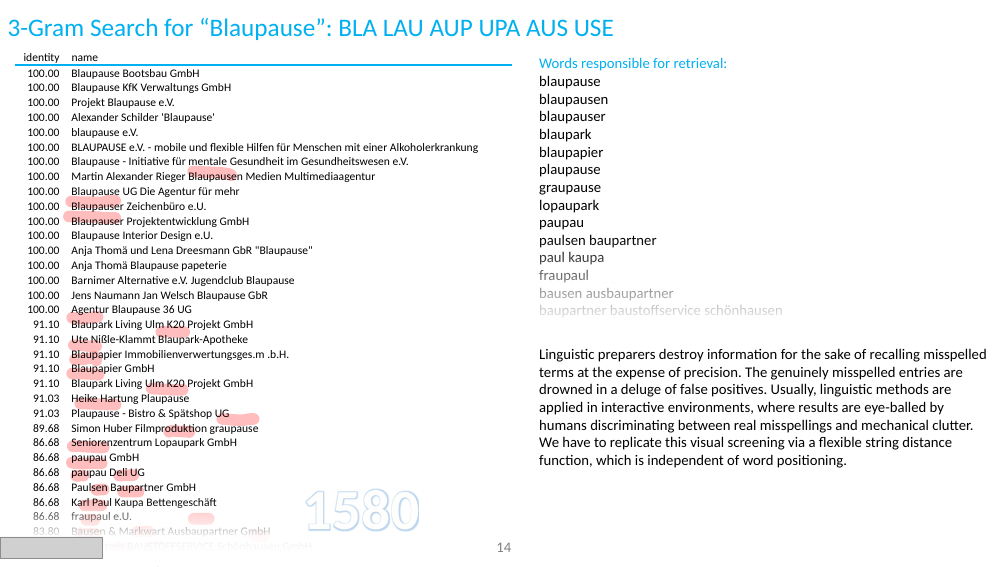
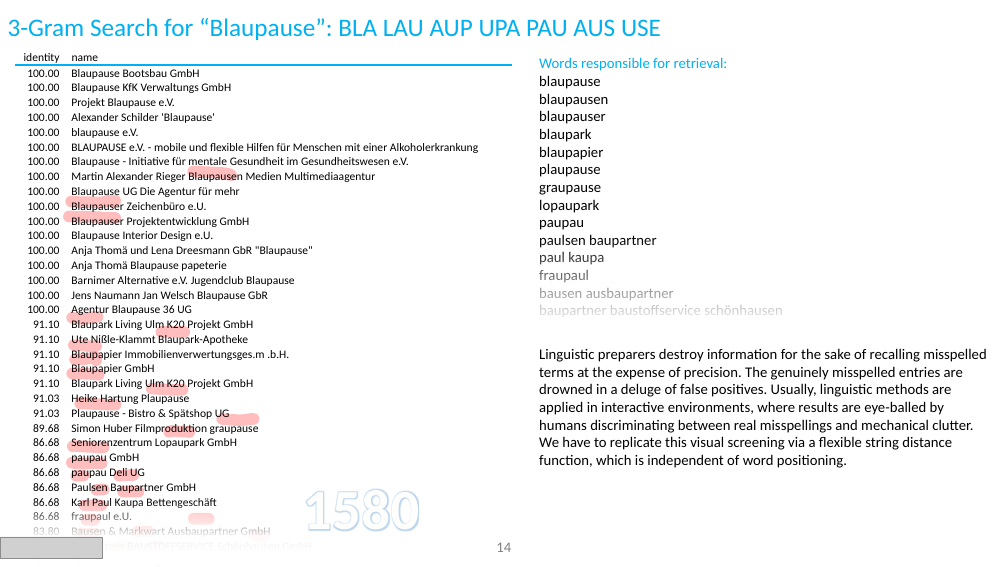
Before and after one commit to ThorstenDoherr/searchengine, a slide deck: slide 14 of doc/SearchEngine_Slides.pptx. Drawn at 1008x567 pixels with LibreOffice and Linux fonts; fonts in the diff are those of the drawing; grey boxes stand for pictures; background and template pictures are left out. Boxes give left, top, right and bottom in pixels: in the first picture for what was removed or moved away, otherwise in the second. Text is boxed around its words. In the diff, an @@ line names an element or a change of style, - is before the commit and + after.

```diff
--- a/doc/SearchEngine_Slides.pptx
+++ b/doc/SearchEngine_Slides.pptx
@@ title at (8,18,661,40): text changed @@
-3-Gram Search for “Blaupause”: BLA LAU AUP UPA AUS USE
+3-Gram Search for “Blaupause”: BLA LAU AUP UPA PAU AUS USE
```
Also in this commit, not shown: 1 other file.
